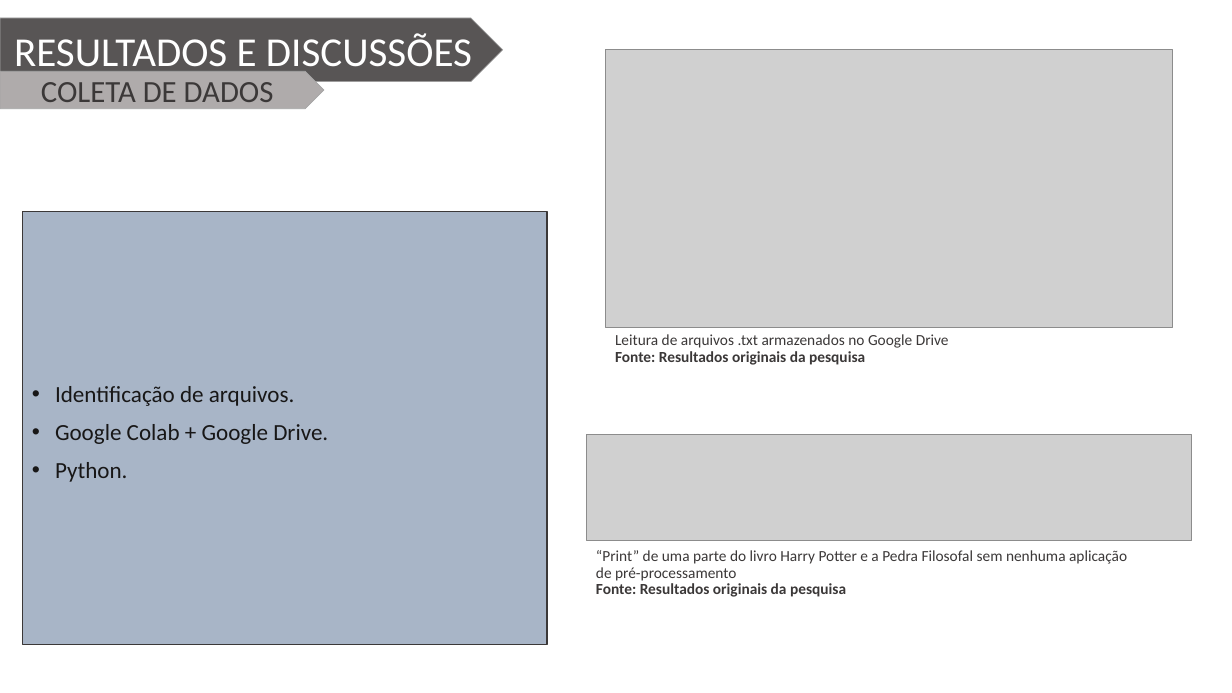
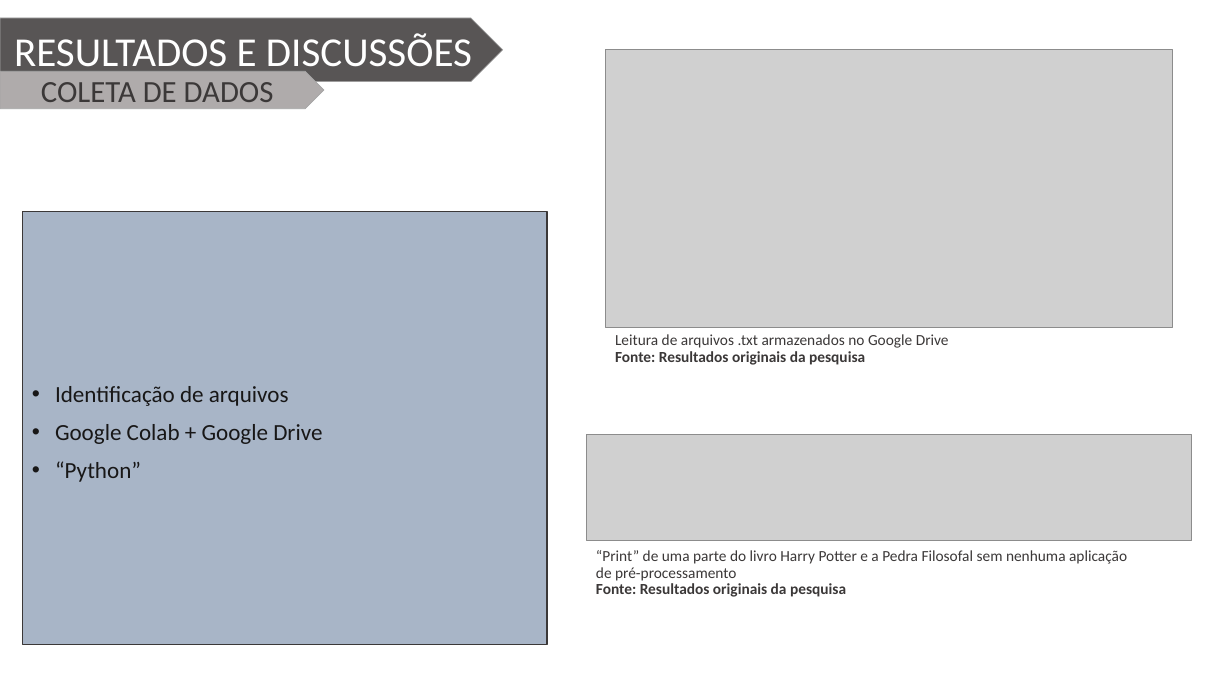
Before and after one commit to Wiryco/Natural-Language-Analysis-And-Processing, a slide deck: slide 7 of Apresentação/Apresentação TCC - Vinícius Andrade Lopes.pptx. Drawn at 1232x693 pixels with LibreOffice and Linux fonts; fonts in the diff are those of the drawing; grey boxes stand for pictures; background and template pictures are left out. Boxes give left, top, right and bottom in pixels: in the first picture for what was removed or moved away, otherwise in the second. Text is boxed around its words. In the diff, an @@ line names an element or a change of style, - is before the commit and + after.

```diff
--- a/Apresentação/Apresentação TCC - Vinícius Andrade Lopes.pptx
+++ b/Apresentação/Apresentação TCC - Vinícius Andrade Lopes.pptx
@@ text in rectangle at [55,386,322,482]: text changed @@
-• Identificação de arquivos.
-• Google Colab + Google Drive.
-• Python.
+• Identificação de arquivos
+• Google Colab + Google Drive
+• “Python”
```
Also in this commit, not shown: 11 other slides changed.
